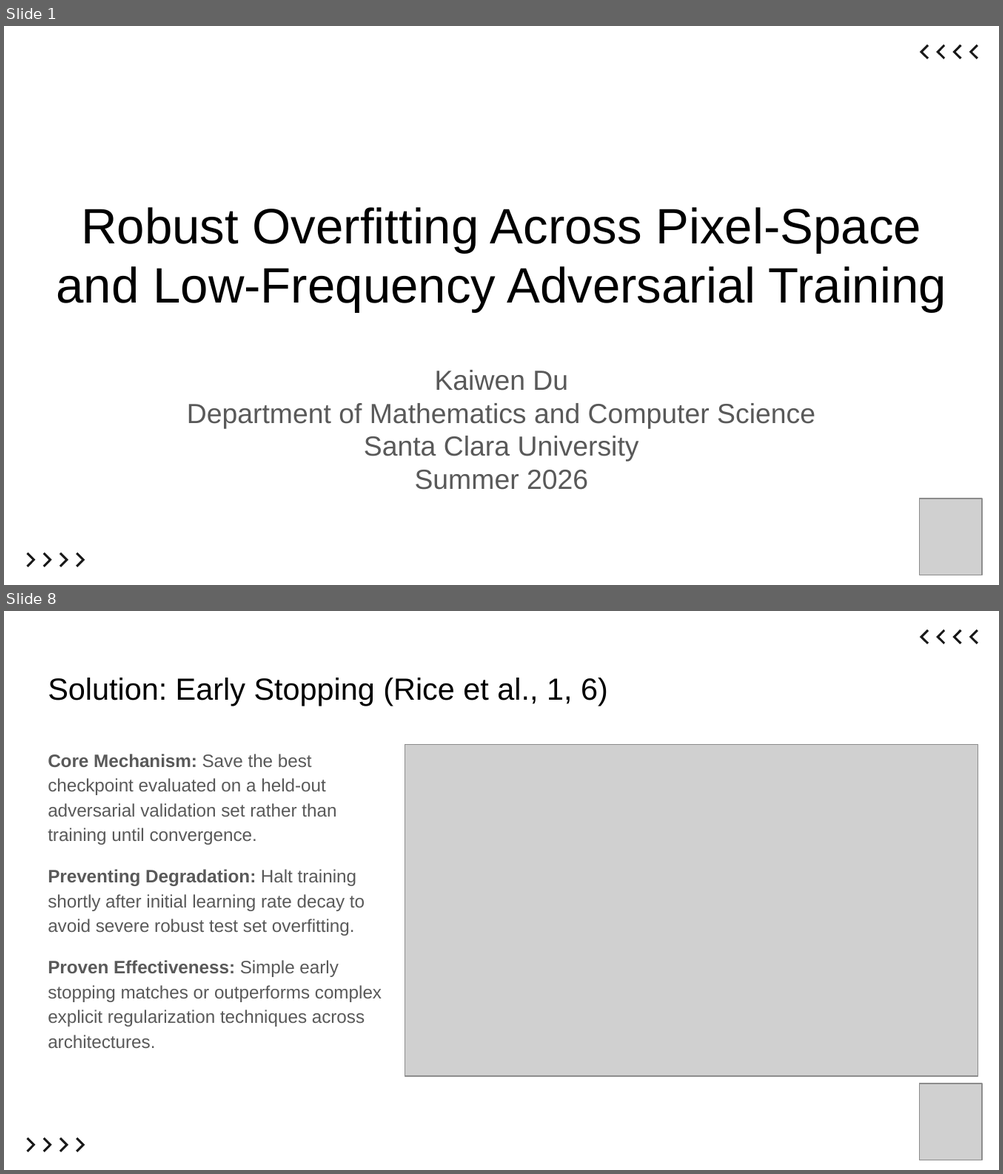
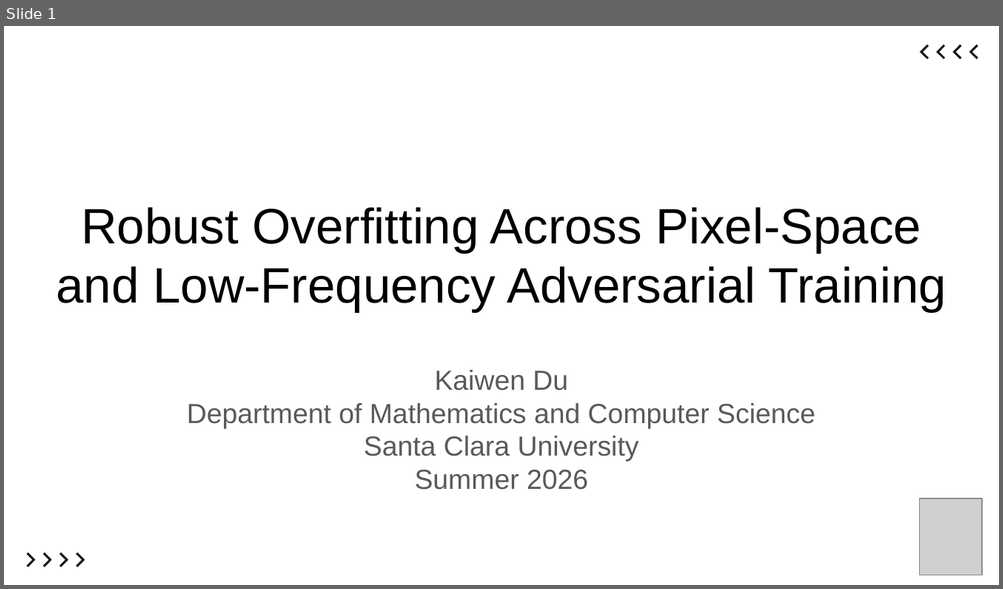
Before and after one commit to ItsKaiwenDu/Robust-Overfitting, a slide deck: report/slides.pptx. Shown one above the other, each under a label of ours: slides 1 and 8 before the commit, slide 1 after it; the slides between them are not shown. The pictures are 1003x1174 and 1003x589 pixels, drawn with LibreOffice and Linux fonts; fonts in the diff are those of the drawing; grey boxes stand for pictures. Boxes give left, top, right and bottom in pixels: in the first picture for what was removed or moved away, otherwise in the second. Text is boxed around its words. In the diff, an @@ line names an element or a change of style, - is before the commit and + after.

```diff
--- a/report/slides.pptx
+++ b/report/slides.pptx
@@ slide 8 removed at (4, 611, 999, 1170), background #FFFFFF @@
@@ group removed at (919, 629, 978, 644): 4 freeform shapes @@
@@ title removed at (48, 678, 608, 706) @@
-Solution: Early Stopping (Rice et al., 1, 6)
@@ text removed at (48, 754, 381, 1048) @@
-Core Mechanism: Save the best checkpoint evaluated on a held-out adversarial validation set rather than training until convergence.
-Preventing Degradation: Halt training shortly after initial learning rate decay to avoid severe robust test set overfitting.
-Proven Effectiveness: Simple early stopping matches or outperforms complex explicit regularization techniques across architectures.
@@ picture removed at (405, 744, 978, 1076) @@
@@ picture removed at (919, 1083, 982, 1160) @@
@@ group removed at (27, 1138, 85, 1153): 4 freeform shapes @@
```
Also in this commit, not shown: 6 slides changed, 7 slides added, 8 other slides removed.
